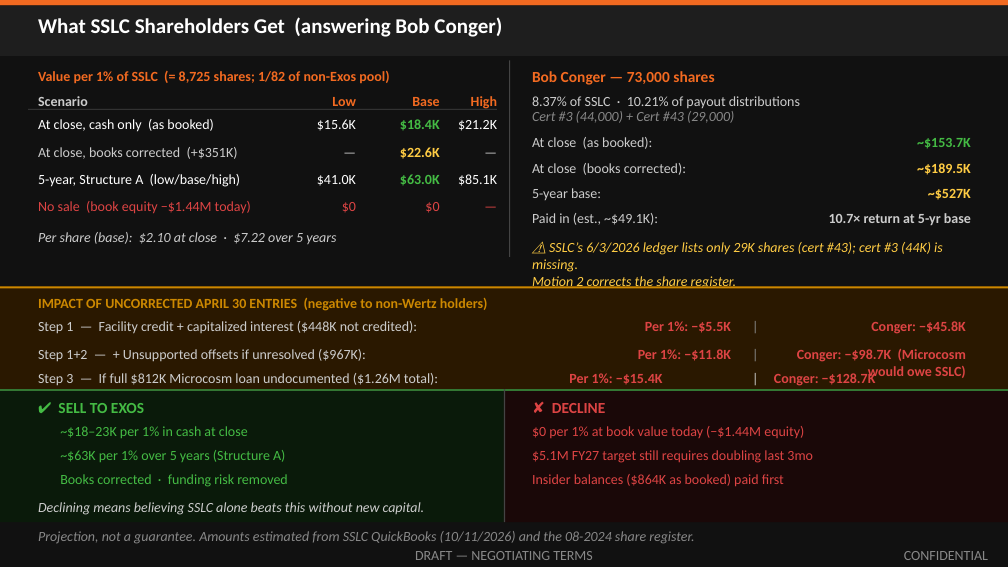
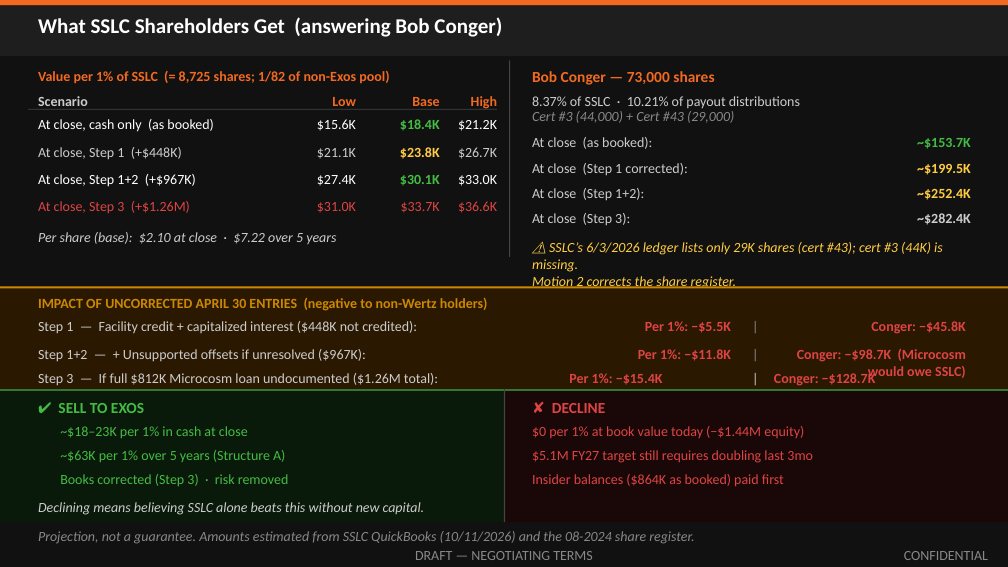
Before and after one commit to ExosAerospace/workspace, a slide deck: slide 8 of drafts/Exos_SSLC_Board_Offer_Overview_2026-10-10_r2.pptx (slide 6 before the commit). Drawn at 1008x567 pixels with LibreOffice and Linux fonts; fonts in the diff are those of the drawing. Boxes give left, top, right and bottom in pixels: in the first picture for what was removed or moved away, otherwise in the second. Text is boxed around its words. In the diff, an @@ line names an element or a change of style, - is before the commit and + after.

```diff
--- a/drafts/Exos_SSLC_Board_Offer_Overview_2026-10-10_r2.pptx
+++ b/drafts/Exos_SSLC_Board_Offer_Overview_2026-10-10_r2.pptx
@@ text at <box>38,147,182,160</box>: text changed @@
-At close, books corrected (+$351K)
+At close, Step 1 (+$448K)
@@ text at <box>317,148,356,159</box>: text changed @@
-—
+$21.1K
@@ text at <box>400,147,440,159</box>: text changed @@
-$22.6K
+$23.8K
@@ text at <box>458,147,497,159</box>: text changed @@
-—
+$26.7K
@@ text at <box>38,174,196,187</box>: text changed @@
-5-year, Structure A (low/base/high)
+At close, Step 1+2 (+$967K)
@@ text at <box>317,175,356,186</box>: text changed @@
-$41.0K
+$27.4K
@@ text at <box>400,175,440,185</box>: text changed @@
-$63.0K
+$30.1K
@@ text at <box>458,175,497,186</box>: text changed @@
-$85.1K
+$33.0K
@@ text at <box>532,163,687,176</box>: text changed @@
-At close (books corrected):
+At close (Step 1 corrected):
@@ text at <box>917,164,971,175</box>: text changed @@
-~$189.5K
+~$199.5K
@@ text at <box>38,201,190,214</box>: text changed @@
-No sale (book equity −$1.44M today)
+At close, Step 3 (+$1.26M)
@@ text at <box>317,202,356,213</box>: text changed @@
-$0
+$31.0K
@@ text at <box>401,202,440,213</box>: text changed @@
-$0
+$33.7K
@@ text at <box>458,201,497,213</box>: text changed @@
-—
+$36.6K
@@ text at <box>532,188,644,201</box>: text changed @@
-5-year base:
+At close (Step 1+2):
@@ text at <box>917,189,971,200</box>: text changed @@
-~$527K
+~$252.4K
@@ text at <box>532,213,630,226</box>: text changed @@
-Paid in (est., ~$49.1K):
+At close (Step 3):
@@ text at <box>917,213,971,225</box>: text changed @@
-10.7× return at 5-yr base
+~$282.4K
@@ text at <box>60,474,289,486</box>: text changed @@
-Books corrected · funding risk removed
+Books corrected (Step 3) · risk removed
```
Also in this commit, not shown: 5 other slides changed, 2 slides added, 2 other files.
